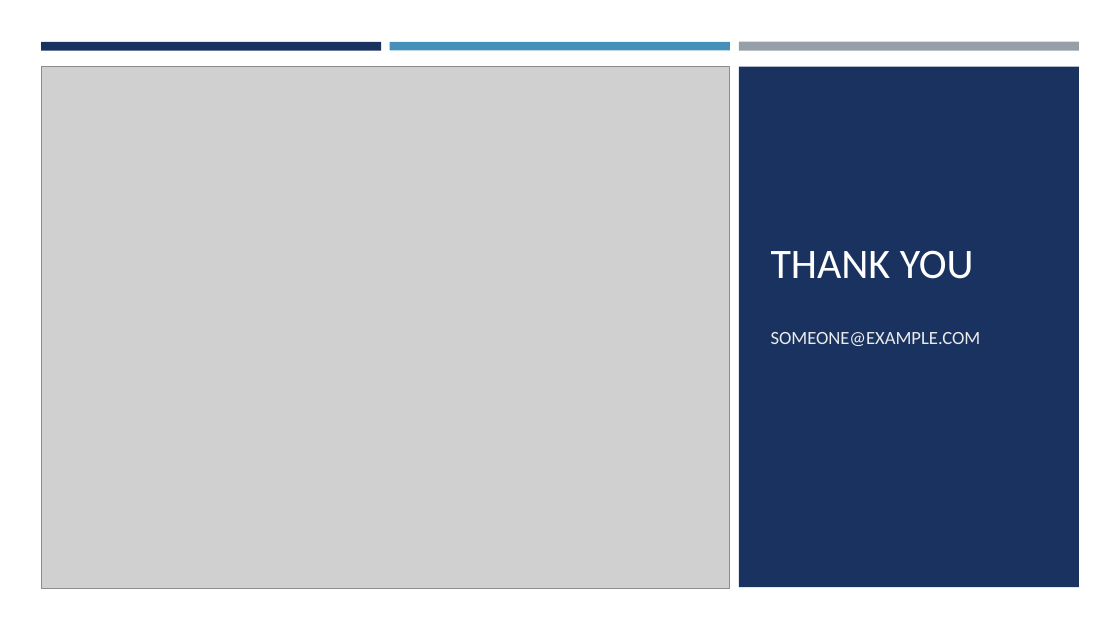
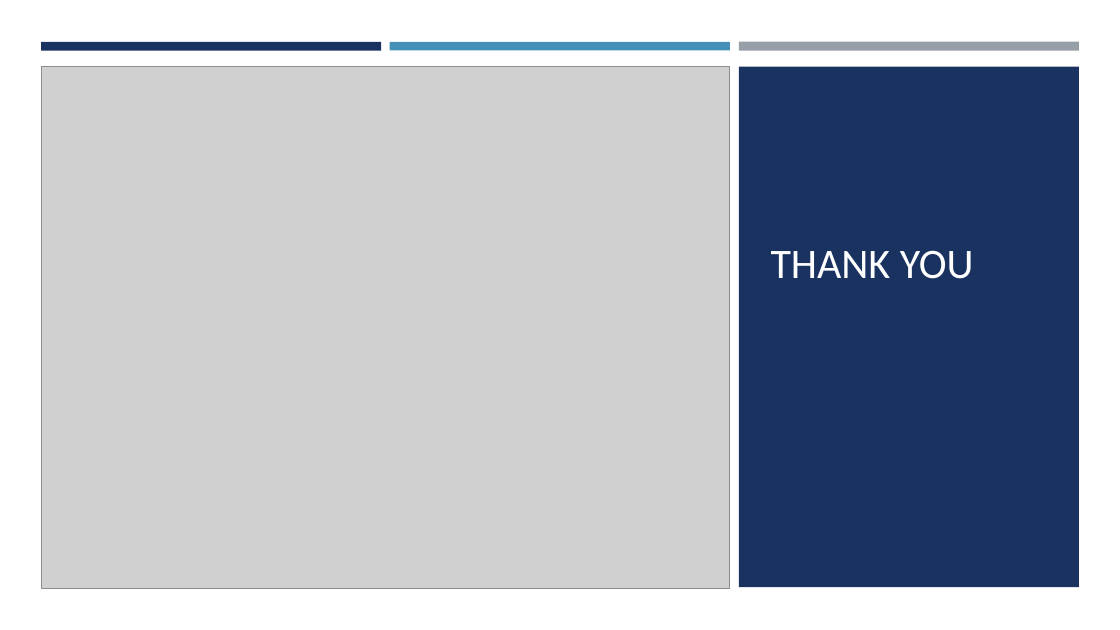
Before and after one commit to shawn-cavalieri/panic_at_the_desktop_project_1, a slide deck: slide 11 of Panic At The Desktop Project 1-.pptx. Drawn at 1120x630 pixels with LibreOffice and Linux fonts; fonts in the diff are those of the drawing; grey boxes stand for pictures. Boxes give left, top, right and bottom in pixels: in the first picture for what was removed or moved away, otherwise in the second. Text is boxed around its words. In the diff, an @@ line names an element or a change of style, - is before the commit and + after.

```diff
--- a/Panic At The Desktop Project 1-.pptx
+++ b/Panic At The Desktop Project 1-.pptx
@@ subtitle removed at <box>771,332,981,346</box> @@
-SOMEONE@EXAMPLE.COM
```
Also in this commit, not shown: 8 other slides changed, 1 slide added, 1 slide removed.
